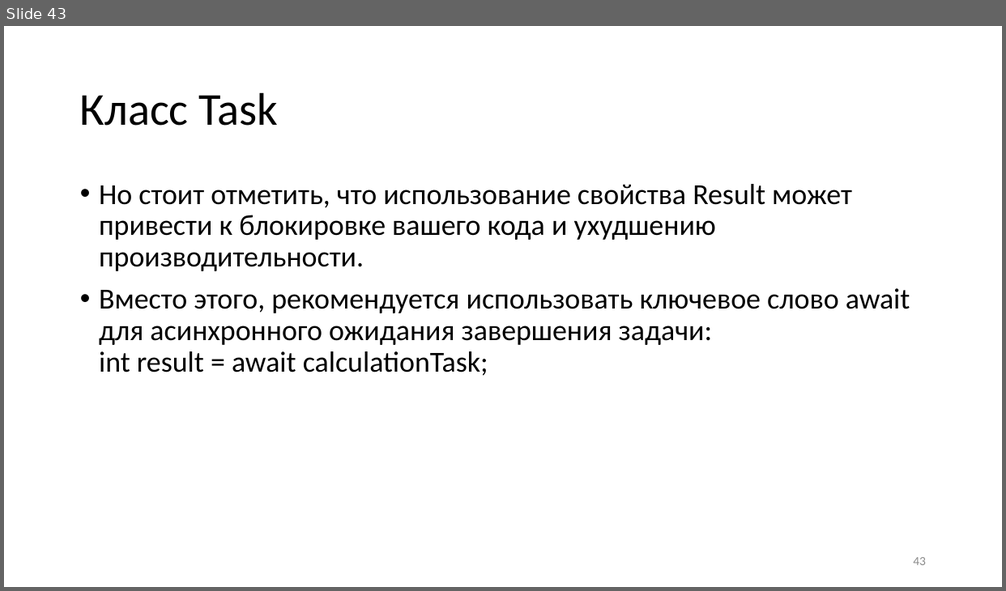
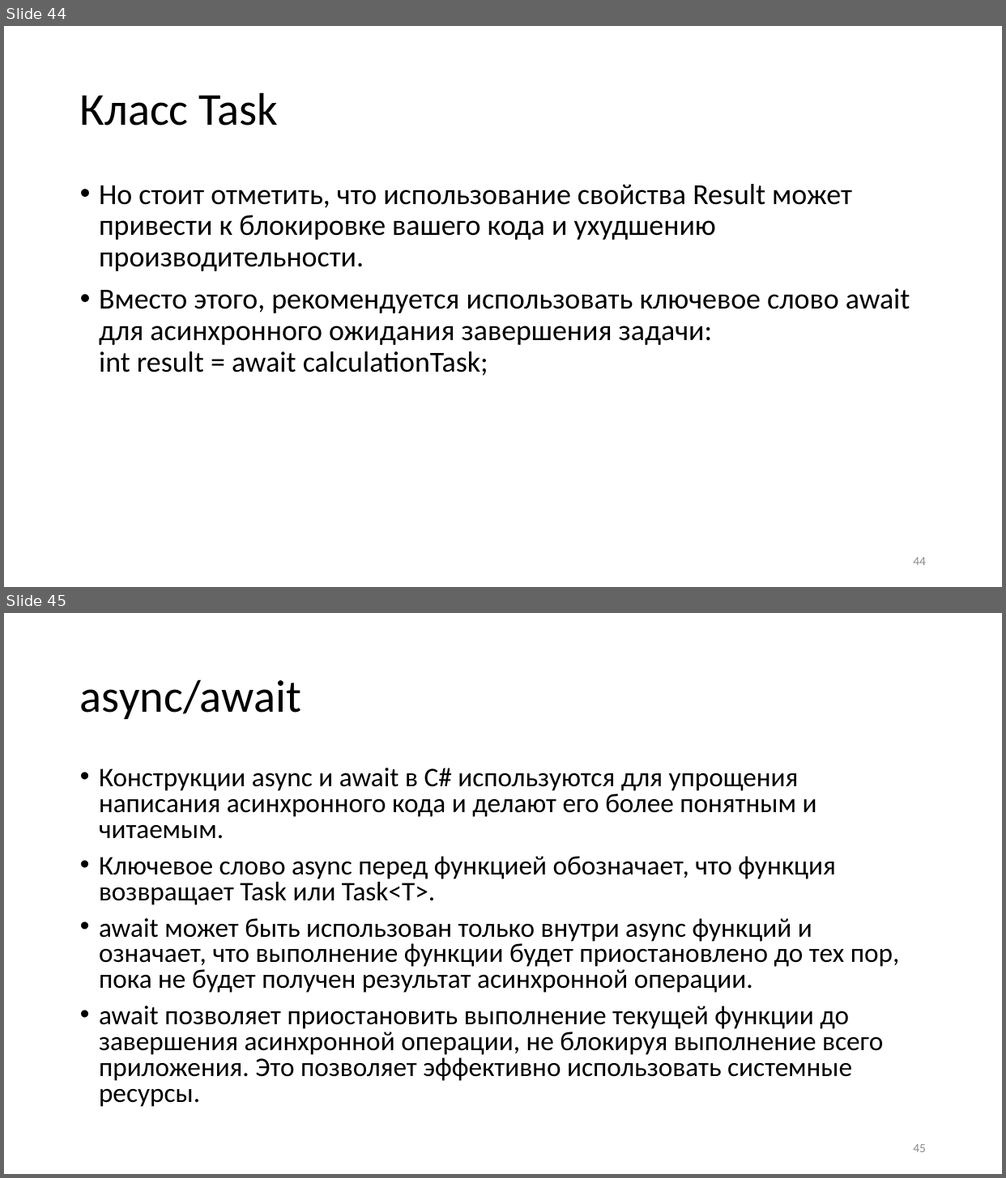
Before and after one commit to blockin90/Programming_PIB, a slide deck: Лекции/3 семестр/Часть 3/Программирование лекция 3.3.pptx. Shown one above the other, each under a label of ours: slide 43 before the commit, slides 44 and 45 after it. The pictures are 1006x591 and 1006x1178 pixels, drawn with LibreOffice and Linux fonts; fonts in the diff are those of the drawing. Boxes give left, top, right and bottom in pixels: in the first picture for what was removed or moved away, otherwise in the second. Text is boxed around its words. In the diff, an @@ line names an element or a change of style, - is before the commit and + after.

```diff
--- a/Лекции/3 семестр/Часть 3/Программирование лекция 3.3.pptx
+++ b/Лекции/3 семестр/Часть 3/Программирование лекция 3.3.pptx
@@ slide 45 added at <box>4,613,1002,1174</box>, background #FFFFFF @@
@@ title added at <box>80,679,301,719</box>, 44 pt, text #000000 @@
+async/await
@@ text added at <box>99,768,900,1107</box>, 25.9 pt, text #000000 @@
+• Конструкции async и await в C# используются для упрощения написания асинхронного кода и делают его более понятным и читаемым.
+• Ключевое слово async перед функцией обозначает, что функция возвращает Task или Task<T>.
+• await может быть использован только внутри async функций и означает, что выполнение функции будет приостановлено до тех пор, пока не будет получен результат асинхронной операции.
+• await позволяет приостановить выполнение текущей функции до завершения асинхронной операции, не блокируя выполнение всего приложения. Это позволяет эффективно использовать системные ресурсы.
@@ page number added at <box>913,1144,926,1152</box>, 12 pt, text #8C8C8C @@
+45
@@ what was slide 43 is now slide 44 @@
@@ page number at <box>913,557,926,565</box>: text changed @@
-43
+44
```
Also in this commit, not shown: 2 slides changed, 5 other slides added, 1 slide removed.
